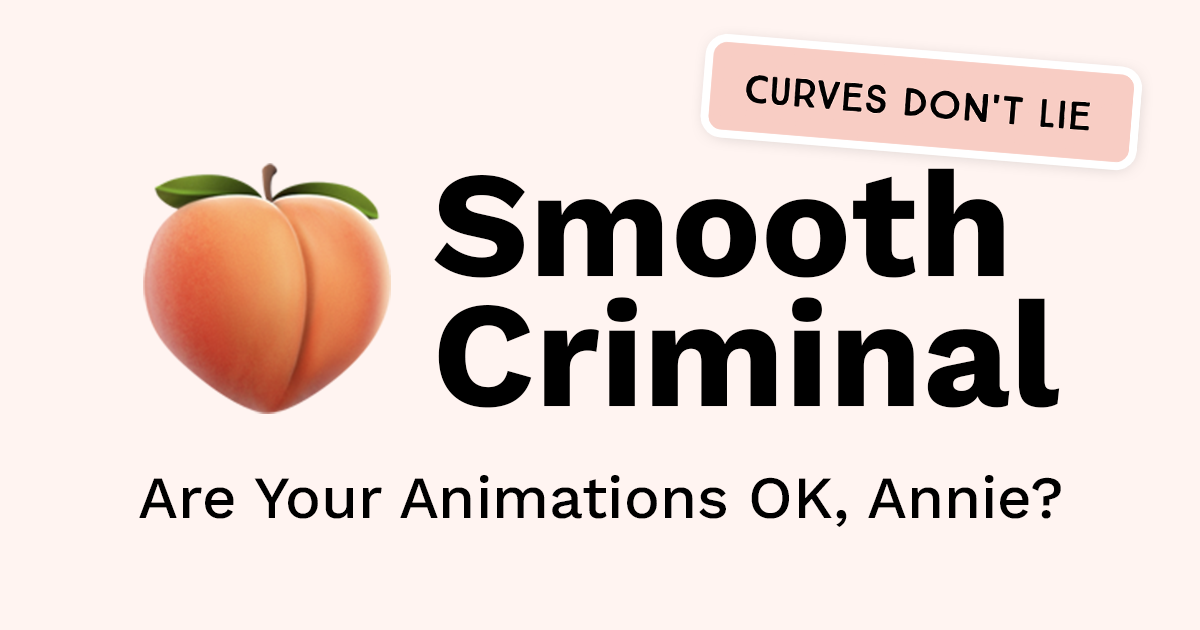
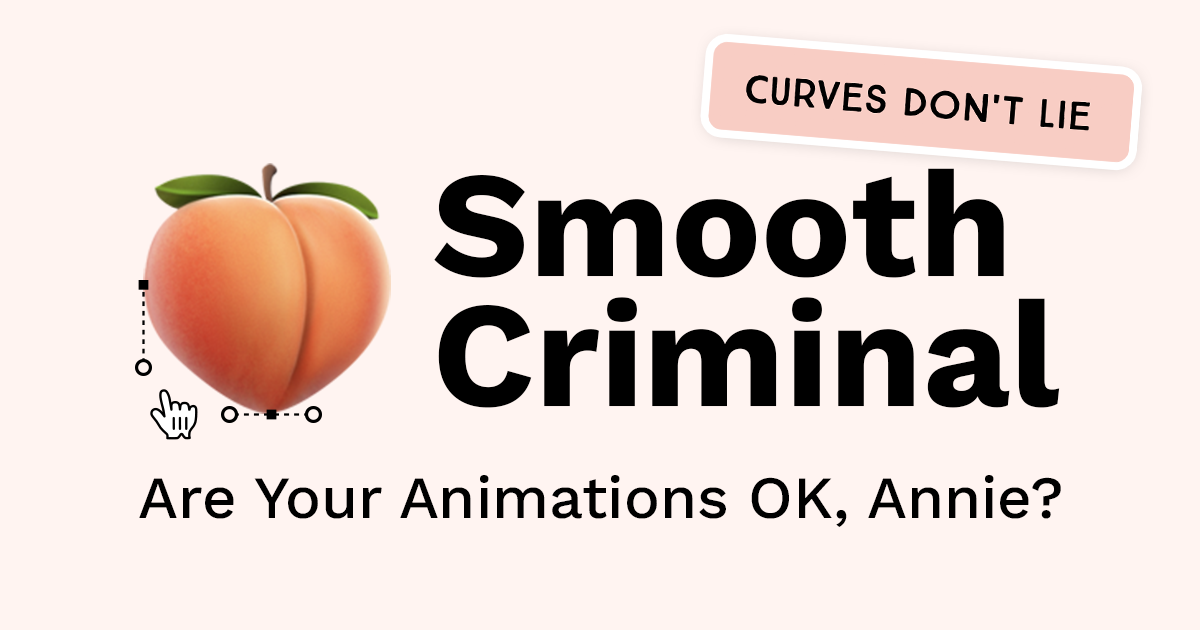
Layer changes from the first 1200×630 image to the second:
added layer "Vector Smart Object" (1st of 2) above "Vector Smart Object" over (x1=135, y1=280, x2=152, y2=376)
added layer "Vector Smart Object" (2nd of 2) above "handpointing" over (x1=221, y1=406, x2=322, y2=423)
added layer "handpointing" above "howdy" over (x1=150, y1=389, x2=198, y2=440)
